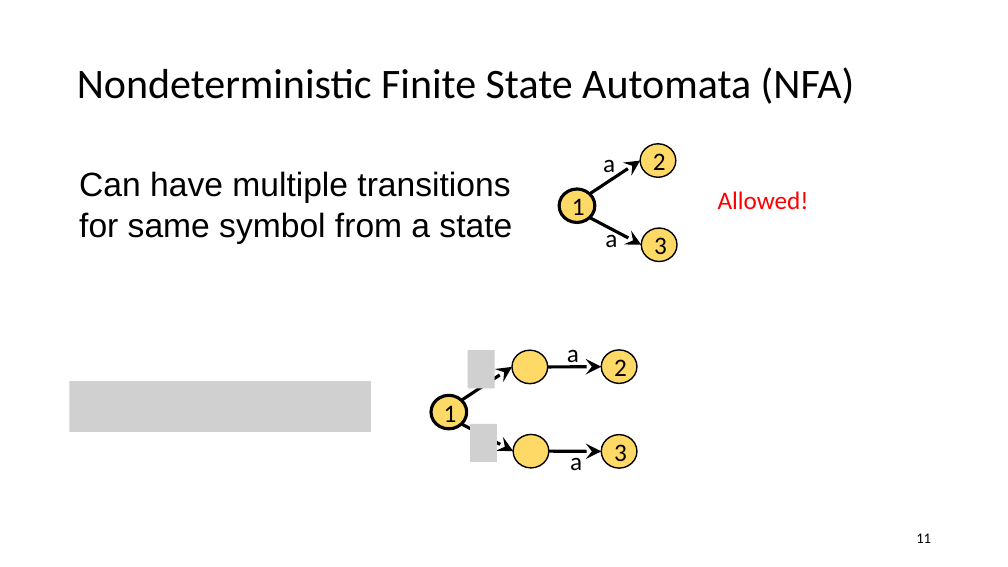
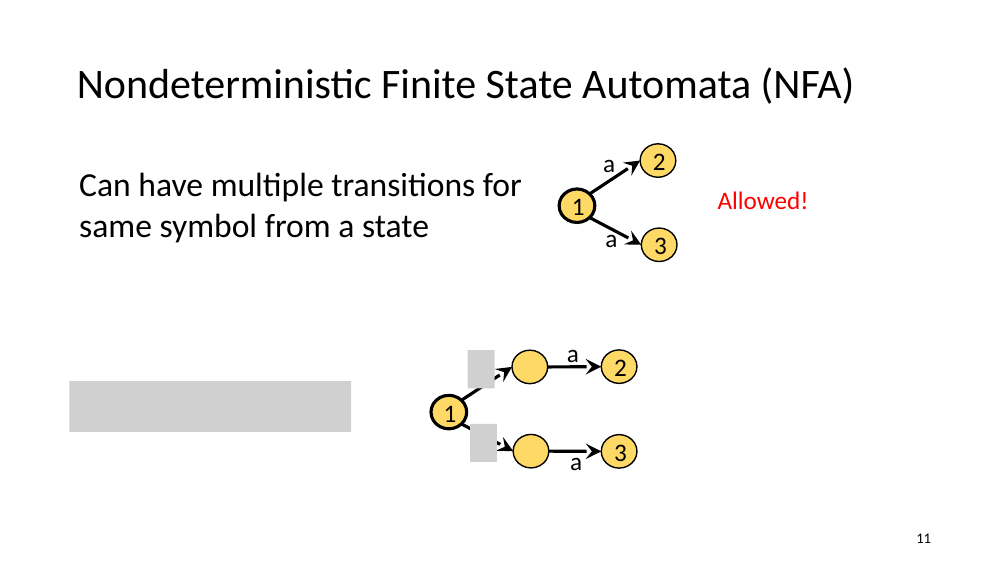
Before and after one commit to anoopsarkar/compilers-class, a slide deck: slide 11 of assets/ppt/lex/lex4-regexps-as-automata.pptx. Drawn at 1008x567 pixels with LibreOffice and Linux fonts; fonts in the diff are those of the drawing; grey boxes stand for pictures. Boxes give left, top, right and bottom in pixels: in the first picture for what was removed or moved away, otherwise in the second. Text is boxed around its words. In the diff, an @@ line names an element or a change of style, - is before the commit and + after.

```diff
--- a/assets/ppt/lex/lex4-regexps-as-automata.pptx
+++ b/assets/ppt/lex/lex4-regexps-as-automata.pptx
@@ text "Can have multiple transitions for ..." at box(79, 172, 522, 243): font Arial to Calibri @@
@@ picture: place and size @@
-picture at box(70, 381, 371, 431)
+picture at box(70, 381, 352, 431)
```
Also in this commit, not shown: 8 other slides changed, 5 other files.
